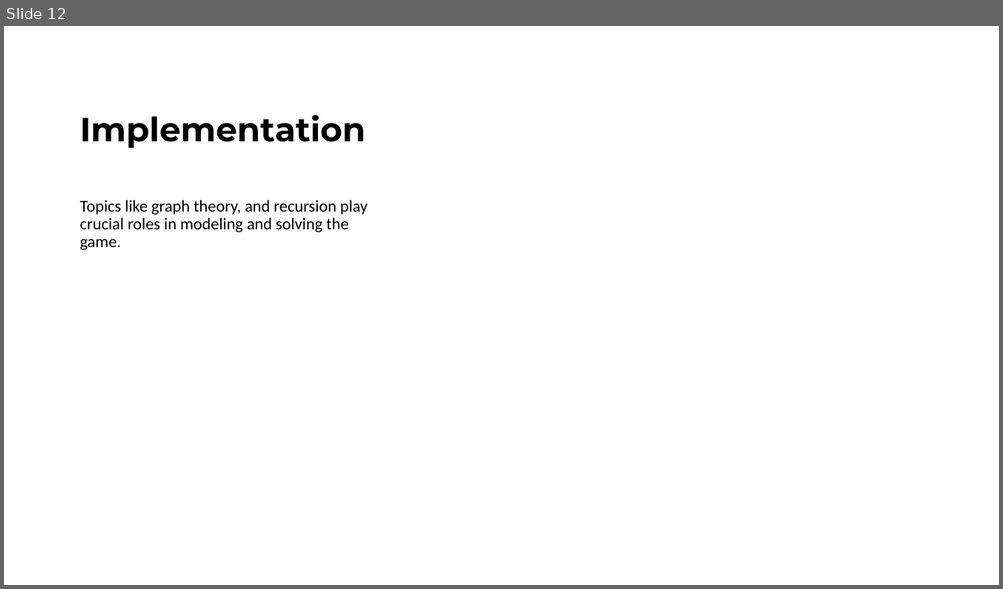
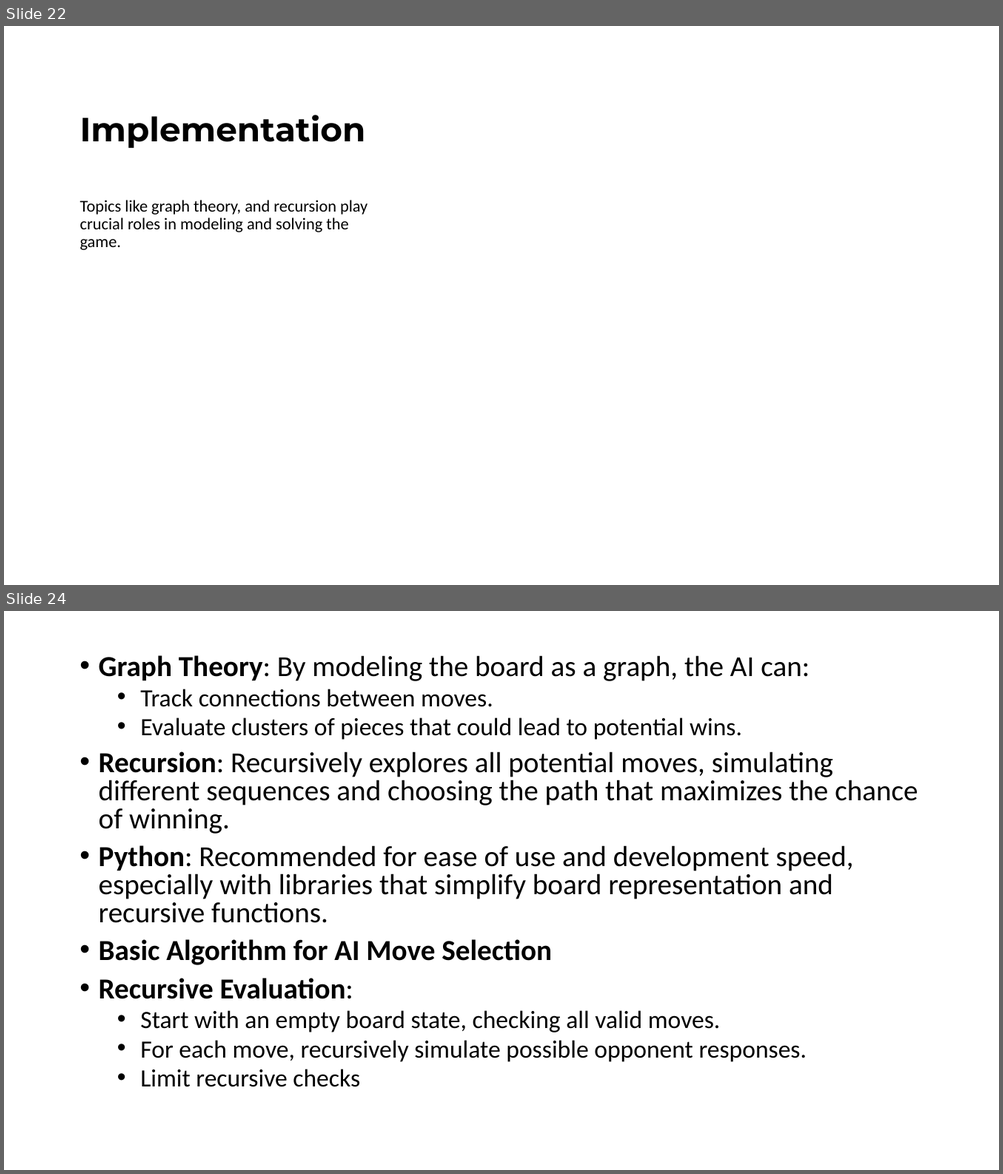
Before and after one commit to ibmbt/group5_graphtheory, a slide deck: group5_graphtheory.pptx. Shown one above the other, each under a label of ours: slide 12 before the commit, slides 22 and 24 after it; the slides between them are not shown. The pictures are 1003x589 and 1003x1174 pixels, drawn with LibreOffice and Linux fonts; fonts in the diff are those of the drawing. Boxes give left, top, right and bottom in pixels: in the first picture for what was removed or moved away, otherwise in the second. Text is boxed around its words. In the diff, an @@ line names an element or a change of style, - is before the commit and + after.

```diff
--- a/group5_graphtheory.pptx
+++ b/group5_graphtheory.pptx
@@ slide 24 added at box(4, 611, 999, 1170), background #FFFFFF @@
@@ text added at box(99, 655, 917, 1088), 28 pt, text #000000 @@
+• Graph Theory: By modeling the board as a graph, the AI can:
+  • Track connections between moves.
+  • Evaluate clusters of pieces that could lead to potential wins.
+• Recursion: Recursively explores all potential moves, simulating different sequences and choosing the path that maximizes the chance of winning.
+• Python: Recommended for ease of use and development speed, especially with libraries that simplify board representation and recursive functions.
+• Basic Algorithm for AI Move Selection
+• Recursive Evaluation:
+  • Start with an empty board state, checking all valid moves.
+  • For each move, recursively simulate possible opponent responses.
+  • Limit recursive checks
@@ what was slide 12 is now slide 22 @@
```
Also in this commit, not shown: 2 slides changed, 1 other slide added, 2 slides removed, 4 other files.
